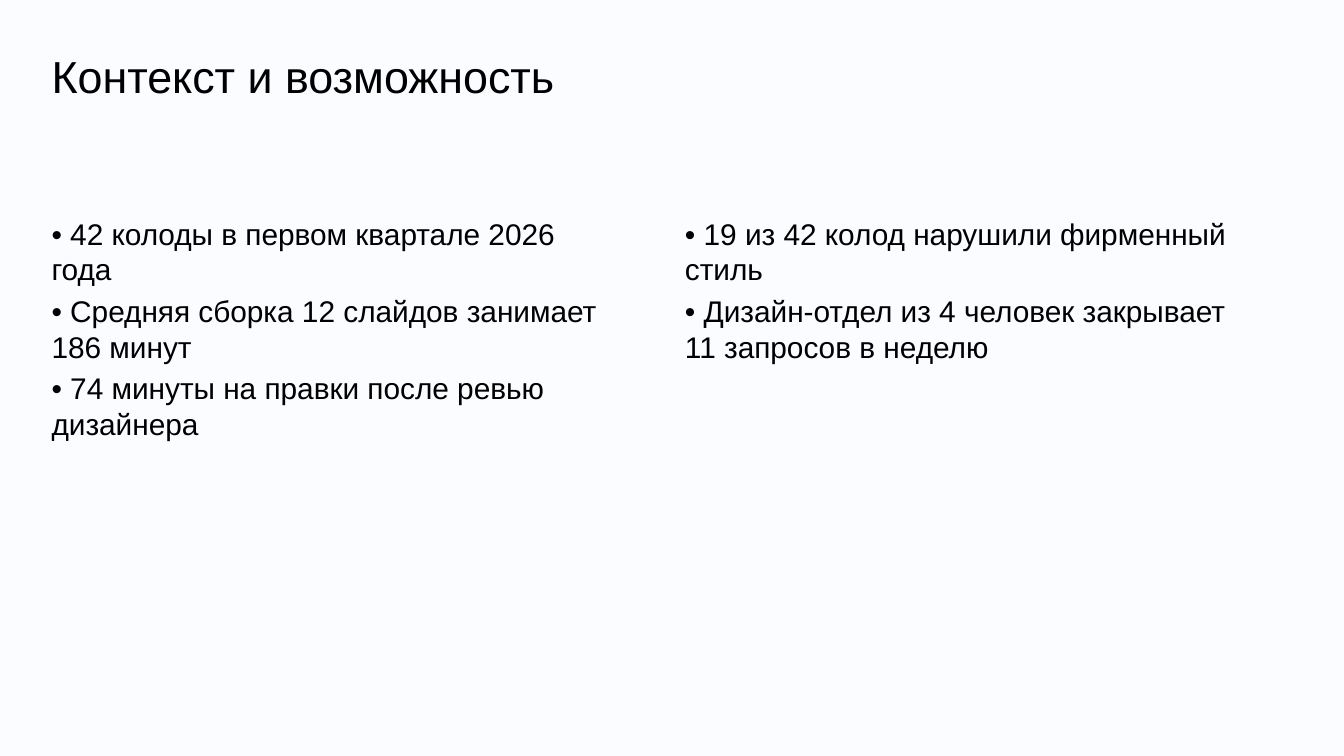
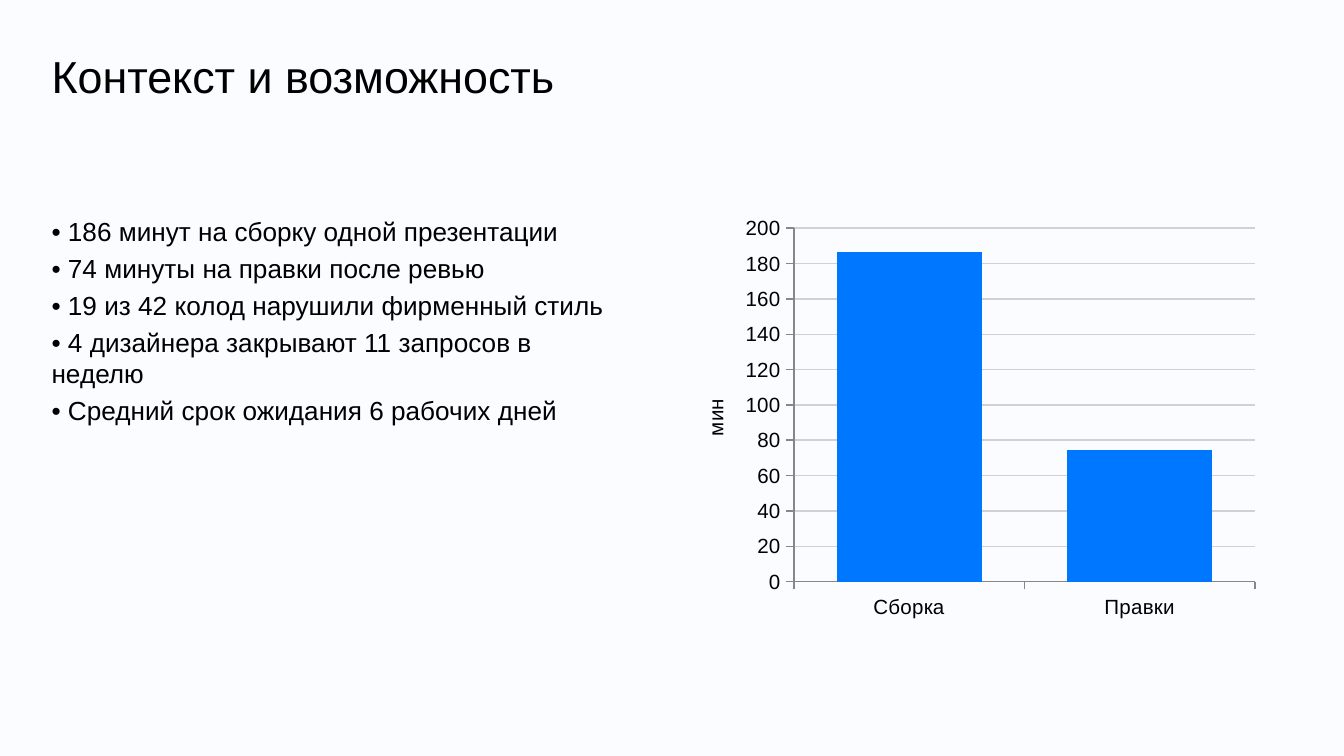
Before and after one commit to DiFoxenGit/-VKTechHackathon, a slide deck: slide 2 of samples/VK_Tech_шаблон__split.pptx. Drawn at 1344x756 pixels with LibreOffice and Linux fonts; fonts in the diff are those of the drawing; background and template pictures are left out. Boxes give left, top, right and bottom in pixels: in the first picture for what was removed or moved away, otherwise in the second. Text is boxed around its words. In the diff, an @@ line names an element or a change of style, - is before the commit and + after.

```diff
--- a/samples/VK_Tech_шаблон__split.pptx
+++ b/samples/VK_Tech_шаблон__split.pptx
@@ column chart added at bbox=[673, 208, 1266, 628] @@
+categories: Сборка, Правки
+Series 1: 186, 74
@@ text at bbox=[52, 221, 603, 426]: text changed; size 16 to 14 pt @@
-• 42 колоды в первом квартале 2026 года
-• Средняя сборка 12 слайдов занимает 186 минут
-• 74 минуты на правки после ревью дизайнера
+• 186 минут на сборку одной презентации
+• 74 минуты на правки после ревью
+• 19 из 42 колод нарушили фирменный стиль
+• 4 дизайнера закрывают 11 запросов в неделю
+• Средний срок ожидания 6 рабочих дней
@@ text removed at bbox=[685, 223, 1226, 363] @@
-• 19 из 42 колод нарушили фирменный стиль
-• Дизайн‑отдел из 4 человек закрывает 11 запросов в неделю
```
Also in this commit, not shown: 3 other slides changed, 5 slides added, 5 slides removed, 27 other files.
